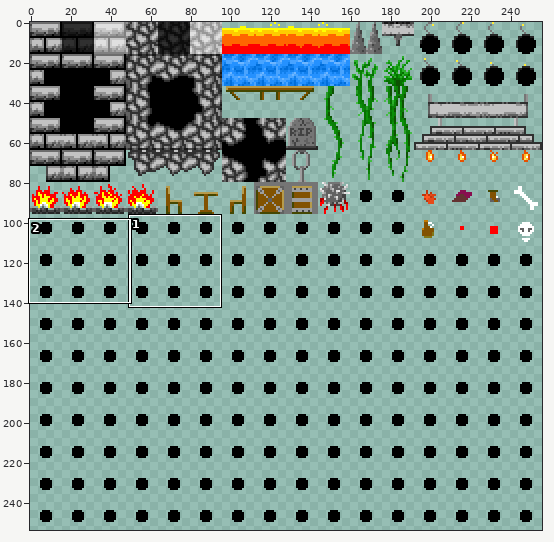
One commit to this sprite sheet: Assets/Tiles/TileSet.png. The first picture is a wide view before the edit; the outline marks the close-up.
Close-up. Earlier state:
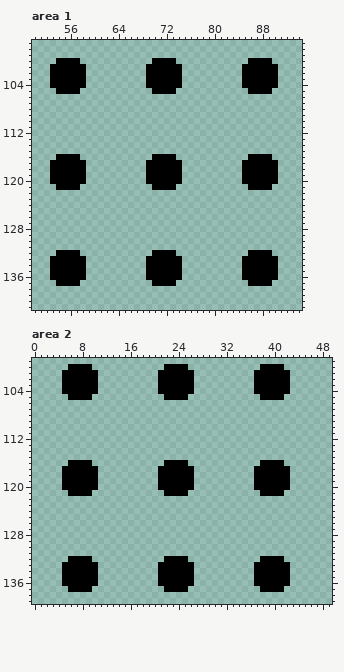
The file is 256x256 pixels. Colours within 5 levels of each other are drawn and written as one. Shown: area 1: x 50..94, y 97..141; area 2: x 0..49, y 99..139. The wide view leaves out empty margins. The commit also changed other parts of the picture, which this record leaves out.
New version:
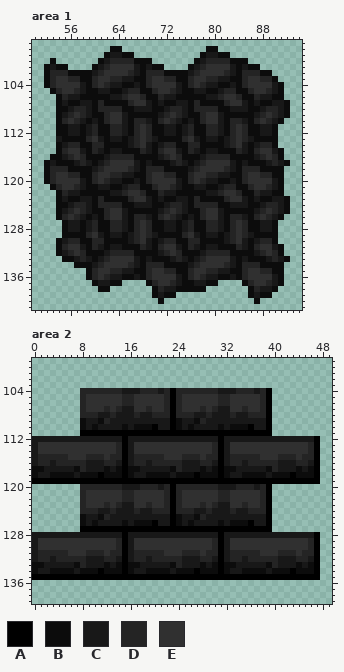
Palette (. is transparent): A #000000  B #0c0c0c  C #181818  D #242424  E #303030
From old to new:
Area 1:
y 98: x 63..64 .. -> BB; x 79..80 .. -> BB
y 99: x 62..66 ..... -> BCCBB; x 78..82 ..... -> BCCBB
y 100: x 53..57 .AAAA -> B....; x 61..73 .........AAAA -> BCDDDDBBB....; x 77..89 .........AAAA -> BCDDDDBBB....
y 101: x 52..58 .AAAAAA -> BCBB...; x 60..74 .........AAAAAA -> BCDEEEECBCBB...; x 76..90 .........AAAAAA -> BCDEEEECBCBB...
y 102: x 52..90 .AAAAAA..........AAAAAA..........AAAAAA -> BDDDBBBBCDEEEEDCBDDDBBBBCDEEEEDCBDDDBB.
y 103: x 52..90 .AAAAAA..........AAAAAA..........AAAAAA -> BDEEDDBBDEEDDCCBBDEEDDBBDEEDDCCBBDEEDDB
y 104: x 52..91 .AAAAAA..........AAAAAA..........AAAAAA. -> BDEEEECBDEDCCBBCBDEEEECBDEDCCBBCBDEEEECB
y 105: x 53..91 .AAAA............AAAA............AAAA.. -> BDEEDCBBCCBBCDDBBDEEDCBBCCBBCDDBBDEEDCB
y 106: x 54..91 ...................................... -> BDCCBBBBBCCDEEDBBDCCBBBBBCCDEEDBBDCCBB
y 107: x 54..92 ....................................... -> BCBBCCBDBBBBDEECBCBBCCBDBBBBDEECBCBBCCB
y 108: x 54..92 ....................................... -> BBCDDCBDDDDBBCCCBBCDDCBDDDDBBCCCBBCDDCB
y 109: x 54..92 ....................................... -> BCDEDCBBDEECBBBBBCDEDCBBDEECBBBBBCDEDCB
y 110: x 54..91 ...................................... -> BDEDCBCBDEECBDDCBDEDCBCBDEECBDDCBDEDCB
y 111..112: x 54..90 ..................................... -> BBCCBCDBBDDCBDEDBBCCBCDBBDDCBDEDBBCCB
y 113: x 54..90 ..................................... -> CBBBBDECBCCBCDEDCBBBBDECBCCBCDEDCBBBB
y 114: x 54..90 ..................................... -> BCDDBBDDBBBBCDECBCDDBBDDBBBBCDECBCDDB
y 115: x 54..91 ...................................... -> BDEECBDCBCCBBBDCBDEECBDCBCCBBBDCBDEECB
y 116: x 53..91 .AAAA............AAAA............AAAA.. -> BBCDEDBBBCDDDDBBBBCDEDBBBCDDDDBBBBCDEDB
y 117: x 52..92 .AAAAAA..........AAAAAA..........AAAAAA.. -> BCBBBCDCBCDEEEECBCBBBCDCBCDEEEECBCBBBCDCB
y 118: x 52..91 .AAAAAA..........AAAAAA..........AAAAAA. -> BDDDBBBBCDEEEEDCBDDDBBBBCDEEEEDCBDDDBBBB
y 119: x 52..91 .AAAAAA..........AAAAAA..........AAAAAA. -> BDEEDDBBDEEDDCCBBDEEDDBBDEEDDCCBBDEEDDBB
y 120: x 52..91 .AAAAAA..........AAAAAA..........AAAAAA. -> BDEEEECBDEDCCBBCBDEEEECBDEDCCBBCBDEEEECB
y 121: x 53..91 .AAAA............AAAA............AAAA.. -> BDEEDCBBCCBBCDDBBDEEDCBBCCBBCDDBBDEEDCB
y 122: x 54..91 ...................................... -> BDCCBBBBBCCDEEDBBDCCBBBBBCCDEEDBBDCCBB
y 123: x 54..92 ....................................... -> BCBBCCBDBBBBDEECBCBBCCBDBBBBDEECBCBBCCB
y 124: x 54..92 ....................................... -> BBCDDCBDDDDBBCCCBBCDDCBDDDDBBCCCBBCDDCB
y 125: x 54..92 ....................................... -> BCDEDCBBDEECBBBBBCDEDCBBDEECBBBBBCDEDCB
y 126: x 54..91 ...................................... -> BDEDCBCBDEECBDDCBDEDCBCBDEECBDDCBDEDCB
y 127..128: x 55..90 .................................... -> BCCBCDBBDDCBDEDBBCCBCDBBDDCBDEDBBCCB
y 129: x 55..90 .................................... -> BBBBDECBCCBCDEDCBBBBDECBCCBCDEDCBBBB
y 130: x 54..90 ..................................... -> BCDDBBDDBBBBCDECBCDDBBDDBBBBCDECBCDDB
y 131: x 54..91 ...................................... -> BDEECBDCBCCBBBDCBDEECBDCBCCBBBDCBDEECB
y 132: x 54..91 AAAA............AAAA............AAAA.. -> BCDEDBBBCDDDDBBBBCDEDBBBCDDDDBBBBCDEDB
y 133: x 53..92 AAAAAA..........AAAAAA..........AAAAAA.. -> ..BBCDCBCDEEEECBCBBBCDCBCDEEEECBCBBBCDCB
y 134: x 53..91 AAAAAA..........AAAAAA..........AAAAAA. -> ....BBBCDEEEEDCBDDDBBBBCDEEEEDCBDDDBBBB
y 135: x 53..91 AAAAAA..........AAAAAA..........AAAAAA. -> ......BDEEDDCCBBDEEDDBBDEEDDCCBBDEEDDBB
y 136: x 53..91 AAAAAA..........AAAAAA..........AAAAAA. -> ......BDEDCCBBCBDEEEECBDEDCCBBCBDEEEECB
y 137: x 54..57 AAAA -> ....; x 60..64 ..... -> BCCBB; x 69..80 .AAAA....... -> BDEEDCBBCCBB; x 85..91 .AAAA.. -> BDEEDCB
y 138: x 61..62 .. -> BB; x 70..78 ......... -> BDCCBBBBB; x 86..90 ..... -> BDCCB
y 139: x 70..73 .... -> BCBB; x 86..89 .... -> BCBB
y 140: x 71 . -> B; x 87 . -> B
Area 2:
y 100: x 6..9 AAAA -> ....; x 22..25 AAAA -> ....; x 38..41 AAAA -> ....
y 101..103: x 5..10 AAAAAA -> ......; x 21..26 AAAAAA -> ......; x 37..42 AAAAAA -> ......
y 104: x 5..22 AAAAAA..........AA -> ...DDDDDDDCCCDDDCD; x 24..38 AAA..........AA -> DDDDDDDCCCDDDCD; x 40..42 AAA -> ...
y 105: x 6..22 AAAA............A -> ..DEEEEEEDDEEEEED; x 24..38 AA............A -> DEEEEEEDDEEEEED; x 40..41 AA -> ..
y 106: x 8..39 ................................ -> DEEEEEEDDEEEEEDADEEEEEEDDEEEEEDA
y 107: x 8..39 ................................ -> DEEEDEDCCEEDEEDADEEEDEDCCEEDEEDA
y 108: x 8..39 ................................ -> DDDCCDCCCDCCDDDADDDCCDCCCDCCDDDA
y 109: x 8..39 ................................ -> BCCBDCCCCCCCCCCABCCBDCCCCCCCCCCA
y 110: x 8..39 ................................ -> BCBCCCCBCBBBACCABCBCCCCBCBBBACCA
y 111: x 8..39 ................................ -> AAAAAAAAAAAAAAAAAAAAAAAAAAAAAAAA
y 112: x 0..47 ................................................ -> CCCCCCCCCCCCCCCACCCCCCCCCCCCCCCACCCCCCCCCCCCCCCA
y 113..114: x 0..47 ................................................ -> CEEEEEEEEEEEEEDACEEEEEEEEEEEEEDACEEEEEEEEEEEEEDA
y 115: x 0..47 ................................................ -> CDDDDDEEEDDDEDDACDDDDDEEEDDDEDDACDDDDDEEEDDDEDDA
y 116: x 0..47 ......AAAA............AAAA............AAAA...... -> CDDCDDDDDCCCDDCACDDCDDDDDCCCDDCACDDCDDDDDCCCDDCA
y 117: x 0..47 .....AAAAAA..........AAAAAA..........AAAAAA..... -> BBCCCCCBDCCCBCBABBCCCCCBDCCCBCBABBCCCCCBDCCCBCBA
y 118: x 0..47 .....AAAAAA..........AAAAAA..........AAAAAA..... -> BCCBBBBCBBBABBBABCCBBBBCBBBABBBABCCBBBBCBBBABBBA
y 119: x 0..4 ..... -> AAAAA; x 11..20 .......... -> AAAAAAAAAA; x 27..36 .......... -> AAAAAAAAAA; x 43..47 ..... -> AAAAA
y 120: x 5..22 AAAAAA..........AA -> ...DDDDDDDCCCDDDCD; x 24..38 AAA..........AA -> DDDDDDDCCCDDDCD; x 40..42 AAA -> ...
y 121: x 6..22 AAAA............A -> ..DEEEEEEDDEEEEED; x 24..38 AA............A -> DEEEEEEDDEEEEED; x 40..41 AA -> ..
y 122: x 8..39 ................................ -> DEEEEEEDDEEEEEDADEEEEEEDDEEEEEDA
y 123: x 8..39 ................................ -> DEEEDEDCCEEDEEDADEEEDEDCCEEDEEDA
y 124: x 8..39 ................................ -> DDDCCDCCCDCCDDDADDDCCDCCCDCCDDDA
y 125: x 8..39 ................................ -> BCCBDCCCCCCCCCCABCCBDCCCCCCCCCCA
y 126: x 8..39 ................................ -> BCBCCCCBCBBBACCABCBCCCCBCBBBACCA
y 127: x 8..39 ................................ -> AAAAAAAAAAAAAAAAAAAAAAAAAAAAAAAA
y 128: x 0..47 ................................................ -> CCCCCCCCCCCCCCCACCCCCCCCCCCCCCCACCCCCCCCCCCCCCCA
y 129..130: x 0..47 ................................................ -> CEEEEEEEEEEEEEDACEEEEEEEEEEEEEDACEEEEEEEEEEEEEDA
y 131: x 0..47 ................................................ -> CDDDDDEEEDDDEDDACDDDDDEEEDDDEDDACDDDDDEEEDDDEDDA
y 132: x 0..47 ......AAAA............AAAA............AAAA...... -> CDDCDDDDDCCCDDCACDDCDDDDDCCCDDCACDDCDDDDDCCCDDCA
y 133: x 0..47 .....AAAAAA..........AAAAAA..........AAAAAA..... -> BBCCCCCBDCCCBCBABBCCCCCBDCCCBCBABBCCCCCBDCCCBCBA
y 134: x 0..47 .....AAAAAA..........AAAAAA..........AAAAAA..... -> BCCBBBBCBBBABBBABCCBBBBCBBBABBBABCCBBBBCBBBABBBA
y 135: x 0..4 ..... -> AAAAA; x 11..20 .......... -> AAAAAAAAAA; x 27..36 .......... -> AAAAAAAAAA; x 43..47 ..... -> AAAAA
y 136: x 5..10 AAAAAA -> ......; x 21..26 AAAAAA -> ......; x 37..42 AAAAAA -> ......
y 137: x 6..9 AAAA -> ....; x 22..25 AAAA -> ....; x 38..41 AAAA -> ....
Where, in picture pixels (left, top, right, bottom), the same in both close-ups:
changed: (44, 46, 290, 304)
changed: (32, 364, 320, 592)
